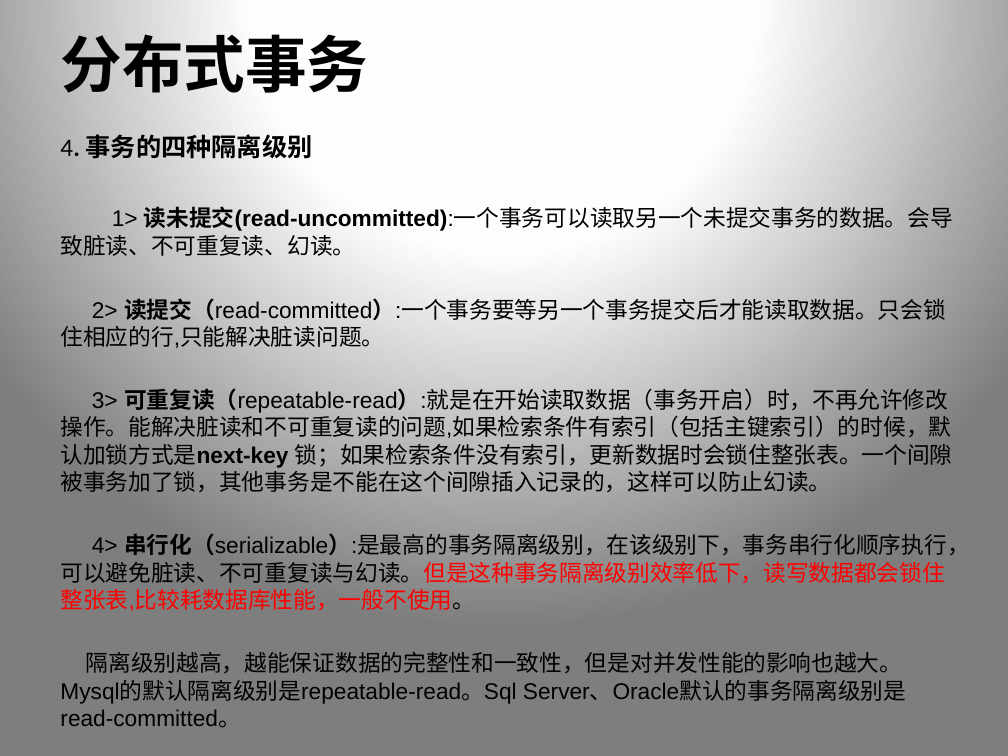
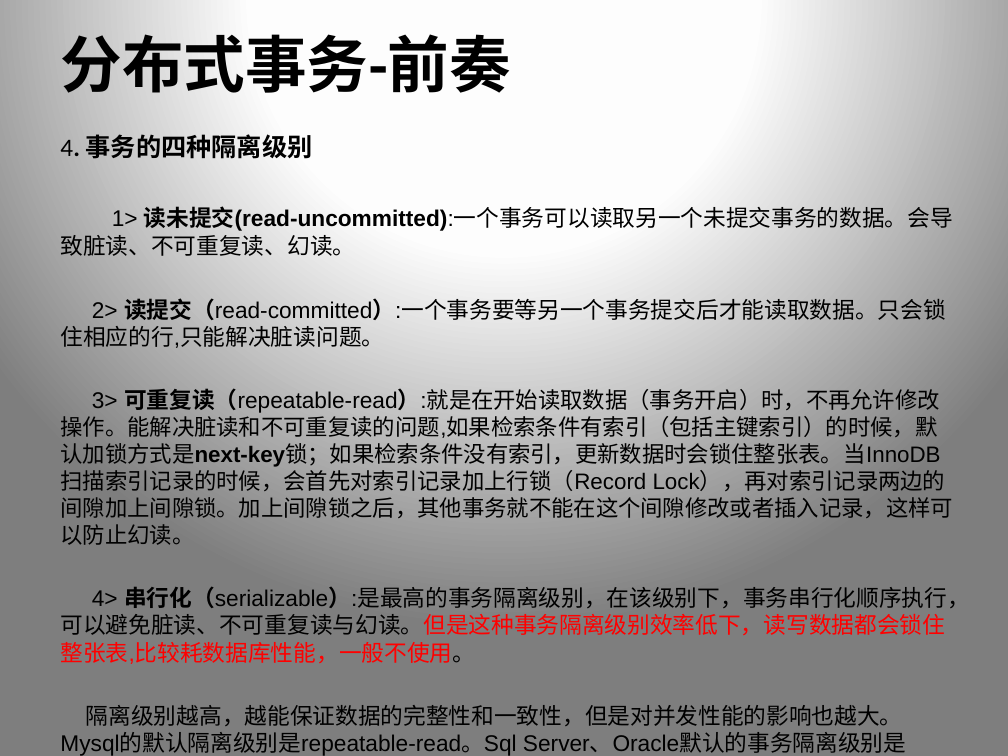
Before and after one commit to xiongpeter/study-notes, a slide deck: slide 6 of 我的.pptx. Drawn at 1008x756 pixels with LibreOffice and Linux fonts; fonts in the diff are those of the drawing. Boxes give left, top, right and bottom in pixels: in the first picture for what was removed or moved away, otherwise in the second. Text is boxed around its words. In the diff, an @@ line names an element or a change of style, - is before the commit and + after.

Commit message:
更新

```diff
--- a/我的.pptx
+++ b/我的.pptx
@@ title at [60, 34, 510, 93]: text changed @@
-分布式事务
+分布式事务-前奏
@@ text at [60, 388, 953, 545]: text changed; size 16.2 to 16 pt @@
-3> 可重复读（repeatable-read）:就是在开始读取数据（事务开启）时，不再允许修改操作。能解决脏读和不可重复读的问题,如果检索条件有索引（包括主键索引）的时候，默认加锁方式是next-key 锁；如果检索条件没有索引，更新数据时会锁住整张表。一个间隙被事务加了锁，其他事务是不能在这个间隙插入记录的，这样可以防止幻读。
+3> 可重复读（repeatable-read）:就是在开始读取数据（事务开启）时，不再允许修改操作。能解决脏读和不可重复读的问题,如果检索条件有索引（包括主键索引）的时候，默认加锁方式是next-key锁；如果检索条件没有索引，更新数据时会锁住整张表。当InnoDB扫描索引记录的时候，会首先对索引记录加上行锁（Record Lock），再对索引记录两边的间隙加上间隙锁。加上间隙锁之后，其他事务就不能在这个间隙修改或者插入记录，这样可以防止幻读。
```
Also in this commit, not shown: 9 other slides changed, 4 slides added, 2 slides removed.
